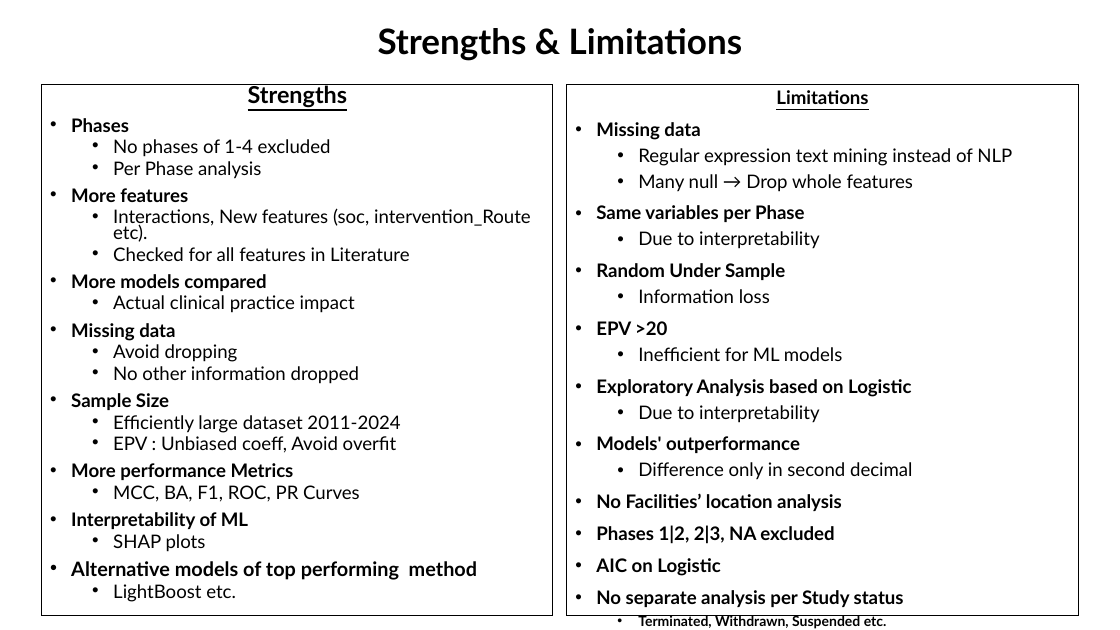
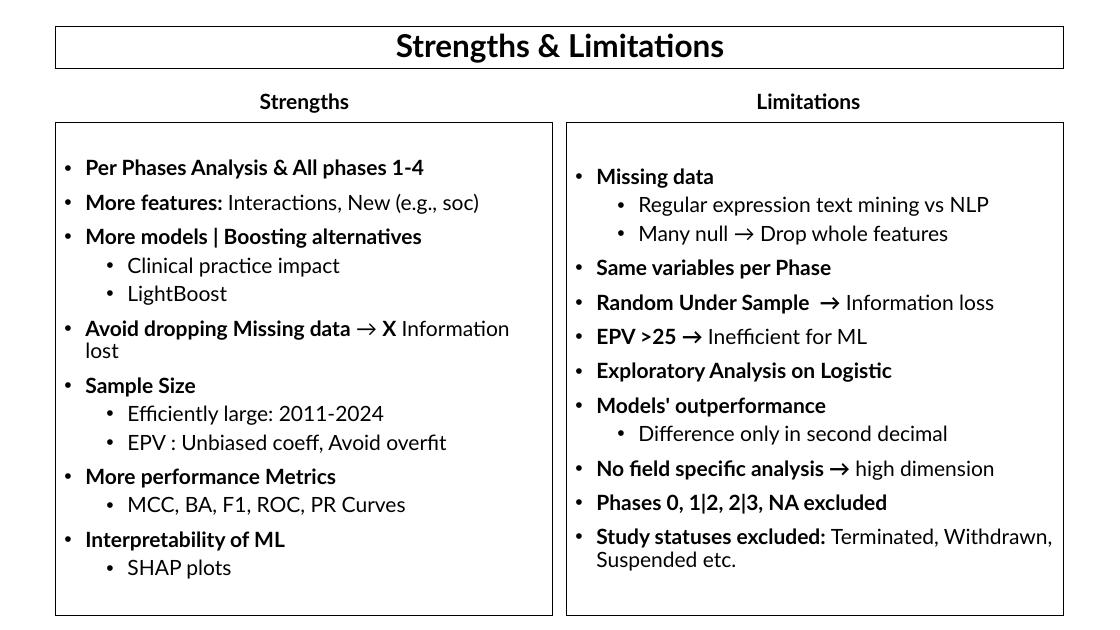
Before and after one commit to AndreouEugenia/Thesis, a slide deck: slide 25 of Thesis_Presentation.pptx (slide 26 before the commit). Drawn at 1120x630 pixels with LibreOffice and Linux fonts; fonts in the diff are those of the drawing; background and template pictures are left out. Boxes give left, top, right and bottom in pixels: in the first picture for what was removed or moved away, otherwise in the second. Text is boxed around its words. In the diff, an @@ line names an element or a change of style, - is before the commit and + after.

```diff
--- a/Thesis_Presentation.pptx
+++ b/Thesis_Presentation.pptx
@@ title "Strengths & Limitations" resized from (x1=378, y1=28, x2=742, y2=61) to (x1=56, y1=27, x2=1065, y2=69) @@
@@ title "Strengths & Limitations" at (x1=56, y1=27, x2=1065, y2=69): size 30 to 27 pt; outline none to #000000 0.75 pt @@
@@ text added at (x1=260, y1=93, x2=349, y2=113), 18 pt, text #000000, bold @@
+Strengths
@@ text added at (x1=756, y1=93, x2=860, y2=109), 18 pt, text #000000, bold @@
+Limitations
@@ text at (x1=776, y1=90, x2=868, y2=104): paragraph removed @@
-Limitations
@@ text "Per Phases Analysis & All ..." at (x1=56, y1=123, x2=554, y2=616): vertical alignment top to middle @@
@@ text "Per Phases Analysis & All ..." resized from (x1=42, y1=84, x2=554, y2=616) to (x1=56, y1=123, x2=554, y2=616) @@
@@ text "Missing data" resized from (x1=567, y1=84, x2=1079, y2=616) to (x1=567, y1=123, x2=1065, y2=616) @@
@@ text "Missing data" at (x1=567, y1=123, x2=1065, y2=616): vertical alignment top to middle @@
@@ text at (x1=85, y1=159, x2=510, y2=358): text changed; size 16 to 18 pt; bold on @@
-Strengths
-• Phases
-  • No phases of 1-4 excluded
-  • Per Phase analysis
-• More features
-  • Interactions, New features (soc, intervention_Route etc).
-  • Checked for all features in Literature
-• More models compared
-  • Actual clinical practice impact
-• Missing data
-  • Avoid dropping
-  • No other information dropped
+• Per Phases Analysis & All phases 1-4
+• More features: Interactions, New (e.g., soc)
+• More models | Boosting alternatives
+  • Clinical practice impact
+  • LightBoost
+• Avoid dropping Missing data → X Information lost
@@ text at (x1=596, y1=168, x2=948, y2=445): size 16 to 18 pt in "Missing data", "Many null → Drop whole features", "Same variables per Phase", "Models' outperformance" and 1 more places @@
@@ text at (x1=638, y1=196, x2=989, y2=216): text changed; size 16 to 18 pt @@
-  • Regular expression text mining instead of NLP
+  • Regular expression text mining vs NLP
@@ text at (x1=596, y1=294, x2=994, y2=344): text changed; size 16 to 18 pt; bold on @@
-  • Due to interpretability
-• Random Under Sample
-  • Information loss
-• EPV >20
-  • Inefficient for ML models
-• Exploratory Analysis based on Logistic
-  • Due to interpretability
+• Random Under Sample → Information loss
+• EPV >25 → Inefficient for ML
+• Exploratory Analysis on Logistic
@@ text at (x1=85, y1=377, x2=446, y2=579): size 16 to 18 pt in "Sample Size", "EPV : Unbiased coeff, Avoid overfit", "More performance Metrics", "MCC, BA, F1, ROC, PR Curves" and 2 more places; line spacing 0.7 to 0.9 @@
@@ text at (x1=127, y1=405, x2=384, y2=425): text changed; size 16 to 18 pt @@
-  • Efficiently large dataset 2011-2024
+  • Efficiently large: 2011-2024
@@ text at (x1=596, y1=460, x2=995, y2=514): text changed; size 16 to 18 pt @@
-• No Facilities’ location analysis
-• Phases 1|2, 2|3, NA excluded
-• AIC on Logistic
-• No separate analysis per Study status
-  • Terminated, Withdrawn, Suspended etc.
+• No field specific analysis → high dimension
+• Phases 0, 1|2, 2|3, NA excluded
+• Study statuses excluded: Terminated, Withdrawn, Suspended etc.
@@ text at (x1=71, y1=561, x2=477, y2=602): paragraphs removed @@
-• Alternative models of top performing method
-  • LightBoost etc.
```
Also in this commit, not shown: 24 other slides changed, 1 slide added, 2 slides removed, 38 other files.
